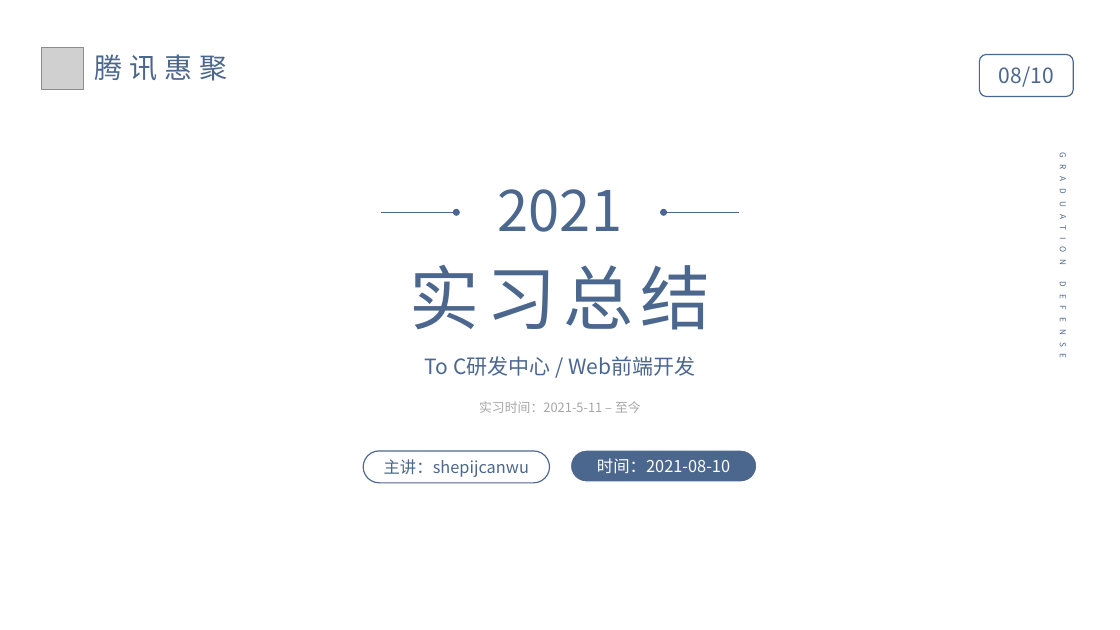
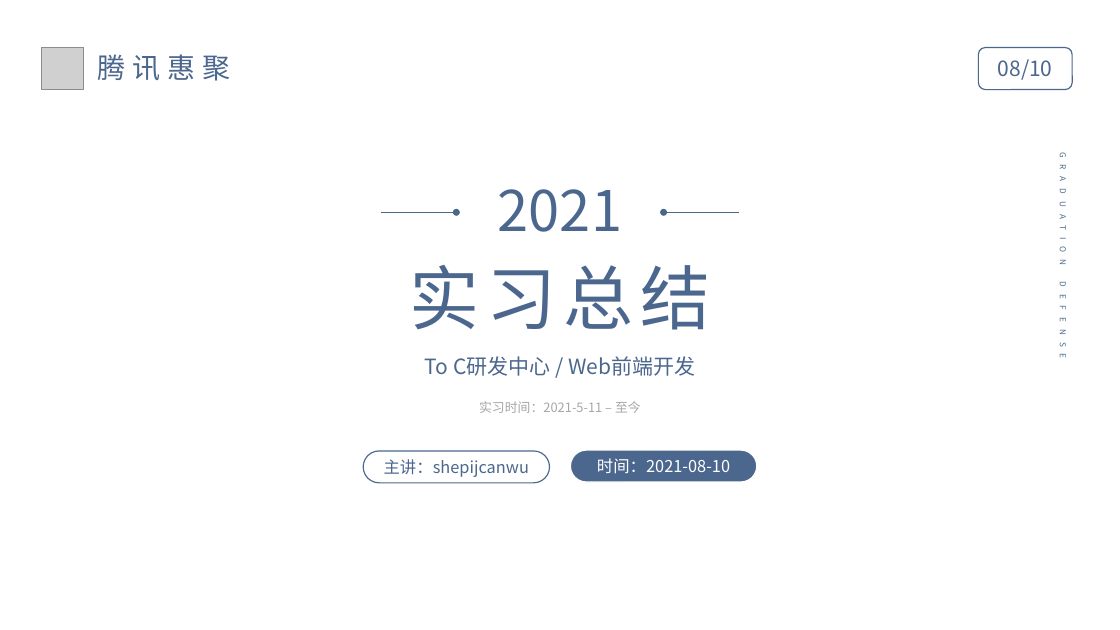
Before and after one commit to canGeEr/interview-materials, a slide deck: slide 1 of 转正准备/实习生留用考核答辩PPT.pptx. Drawn at 1120x630 pixels with LibreOffice and Linux fonts; fonts in the diff are those of the drawing; grey boxes stand for pictures; background and template pictures are left out. Boxes give left, top, right and bottom in pixels: in the first picture for what was removed or moved away, otherwise in the second. Text is boxed around its words. In the diff, an @@ line names an element or a change of style, - is before the commit and + after.

```diff
--- a/转正准备/实习生留用考核答辩PPT.pptx
+++ b/转正准备/实习生留用考核答辩PPT.pptx
@@ freeform shape at [121,13,1044,441]: outline redrawn @@
@@ rounded rectangle "08/10": place and size @@
-rounded rectangle "08/10" at [980,55,1074,97]
+rounded rectangle "08/10" at [979,48,1073,90]
```
Also in this commit, not shown: 3 other slides changed, 7 slides added, 20 slides removed, 1 other file.
